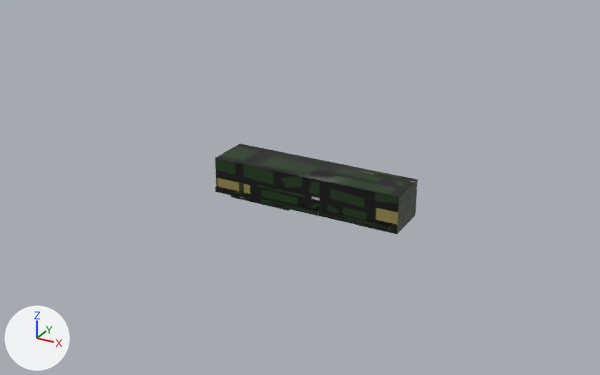
Two versions of the FBX model 3d-models/ПТ-УстройствоСтыковкиПМсПТ_П/ПТ_УстройствоСтыковкиПМсПТ_П.fbx, one commit apart.
One viewpoint serves both versions: a 50 mm lens placed at (2.5, -4.75, 2.34), pointed at (-0.2, 0.18, -0.12). Arrows for +X, +Y and +Z are at lower left; the lights stay in place. Where no turn or scale is listed for an object, it has been applied to the vertices. Vertices at the same position are counted once.

Names of what the first picture shows: 'стыковка.001'.
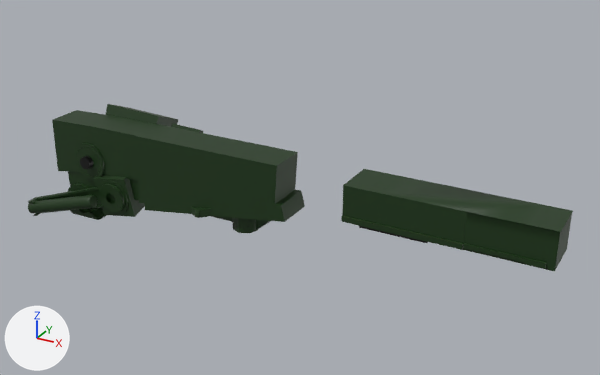
The change, as a diff of the scene's bpy script:
```diff
--- a/3d-models/ПТ-УстройствоСтыковкиПМсПТ_П/ПТ_УстройствоСтыковкиПМсПТ_П.fbx.py
+++ b/3d-models/ПТ-УстройствоСтыковкиПМсПТ_П/ПТ_УстройствоСтыковкиПМсПТ_П.fbx.py
@@ me_cube_003 @@
 # used by ob_стыковка_001; location = (0.0, 0.0, 0.0)
-me_cube_003.from_pydata(...)  # 743 vertices, 702 faces; spans x -0.712..0.712, y -0.181..0.181, z -0.202..0.134
+me_cube_003.from_pydata(...)  # 1579 vertices, 1435 faces; spans x -2.51..1.736, y -0.356..0.421, z -0.663..0.246
+# me_cube_003 part 1: the loose piece of 166 vertices spanning x -0.712..0.712, y -0.181..0.181, z -0.134..0.134 is moved by (1.023, 0.0, 0.0)
+# me_cube_003 part 2: the loose piece of 529 vertices spanning x -0.589..-0.107, y -0.163..0.152, z -0.149..-0.129 is moved by (1.023, 0.0, 0.0)
+# me_cube_003 part 3: a new loose piece, an 8-sided cylinder along z spanning x -0.663..-0.457, y -0.119..0.087, z -0.451..-0.219, in mat_material_017 (picture img_пт_устройствостыковкипмспт_п_png)
+# me_cube_003 part 4: 804 vertices added at x -2.51..-0.14, y -0.356..0.421, z -0.663..0.246
 me_cube_003.materials.append(mat_material_017)
```

What differs and where, as boxes (x1, y1, x2, y2) in the pictures (600 x 375 px; the box of a moved part takes in the faces that stretch with it):
'стыковка.001', reshaped (168% wider, 85% taller): before (215, 144, 418, 234); after (28, 104, 573, 271)
part 1 of me_cube_003, moved or reshaped: before (215, 144, 418, 234); after (341, 169, 573, 271)
part 2 of me_cube_003, moved or reshaped: before (231, 196, 290, 211); after (359, 226, 428, 243)
part 3 of me_cube_003, added: after (232, 218, 258, 233)
part 4 of me_cube_003, added (green): after (28, 104, 305, 229)
